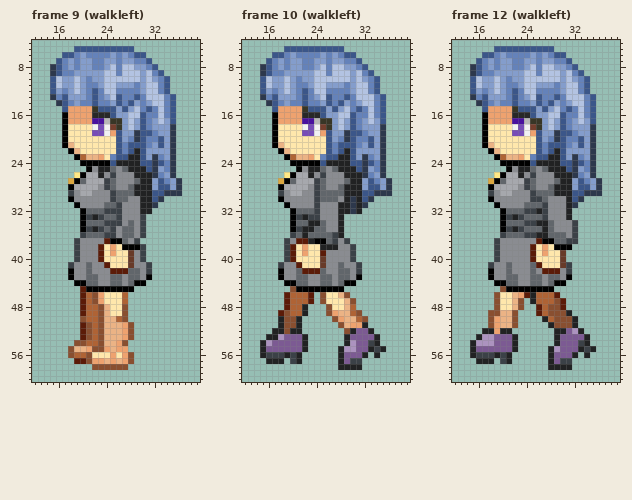
Pixel-art file: static/img/player/mage.aseprite. The first picture shows the starting point.
50x64 pixels, 16 frames. Colours within 5 levels of each other are drawn and written as one. Shown: frame 9 (walkleft): x 12..39, y 4..60; frame 10 (walkleft): x 12..39, y 4..60; frame 12 (walkleft): x 12..39, y 4..60. The commit also changed other frames, which this record leaves out.
The result:
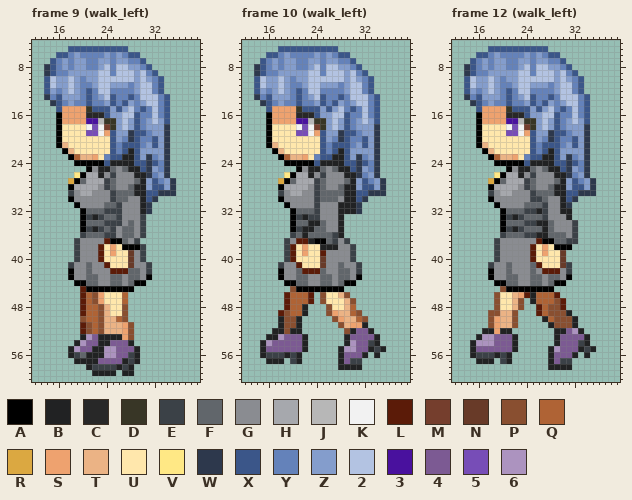
Palette (. is transparent): A #000000  B #212223  C #282828  D #383626  E #3b4147  F #61666b  G #8a8c91  H #a6a8ad  J #b7b7b7  K #f2f2f2  L #5b1b08  M #753e2d  N #683a28  P #894f30  Q #af6335  R #dba841  S #eea26f  T #ebb385  U #ffe7ac  V #ffe885  W #2d384c  X #3b5689  Y #6482ba  Z #849dcc  2 #b3c3e2  3 #49119e  4 #7c5a93  5 #774db7  6 #ac93bf
Change:
Changed rows in their new state; - is an unchanged pixel.
Frame 9 (walk_left), layers "hair", "face", "shoes":
first column x 14:
 5 ----X---------.--------
 6 --X-YZY---ZYZYX-.------
 7 -XYZYZ-Y-Z-YZ-Y-X.-----
 8 WXYZYZ-Y-Z2Y2-Z-YX.----
 9 WXY-Z----2-Y2--Z2YX.---
10 X2Z-2ZYZ-2-----Z2ZYX.--
11 X2Z-2ZY-Z2-Z--YZ2-YX.--
12 XZYZ2ZYXY2-Y---Z2-YX.--
13 WYXZ--YXYZ2XY-XY2--YX.-
14 -WXYZY-XY-ZXYXZYZ2-YX.-
15 --XS---DX--ZXZ2YXY2YX.-
16 --AS---C--XZ-2-XY-2YX.-
17 --AS---3-JD-Z2ZXYZ2ZX.-
18 --AU---K5KMDZ2ZXYZ--W.-
19 --AU---5-KSXZ-WX-YZ-W.-
20 --AU-------XZYWXY-XZW.-
21 --ATU------XYX--YZXZW.-
22 ---ATU-----XYXBXZ---W.-
23 ----AQT-SUYX-B-XZWYZW.-
24 -----A----XB---X-WXYW.-
25 ----------------XWZYW.-
26 -----------------WYZW.-
27 -----------------ZXYZW.
28 -----------------ZX-ZW.
29 -----------------X-W--.
30 -----------------XW.---
31 -----------------W.----
32 -----------------W-----
first column x 18:
53 --B64BBBB---
54 -B644BB444B-
55 B644BB66444B
56 BEFBBB6644EB
57 -BBBB4444BEB
58 ---BEEEEBEB-
59 ----BBBB-BB-
Frame 10 (walk_left), layers "hair", "face":
first column x 14:
 5 ----X---------.--------
 6 --X-YZY---ZYZYX-.------
 7 -XYZYZ-Y-Z-YZ-Y-X.-----
 8 WXYZYZ-Y-Z2Y2-Z-YX.----
 9 WXY-Z----2-Y2--Z2YX.---
10 X2Z-2ZYZ-2-----Z2ZYX.--
11 X2Z-2ZY-Z2-Z--YZ2-YX.--
12 XZYZ2ZYXY2-Y---Z2-YX.--
13 WYXZ--YXYZ2XY-XY2--YX.-
14 -WXYZY-XY-ZXYXZYZ2-YX.-
15 --XS---DX--ZXZ2YXY2YX.-
16 --AS---C--XZ-2-XY-2YX.-
17 --AS---3-JD-Z2ZXYZ2ZX.-
18 --AU---K5KMDZ2ZXYZ--W.-
19 --AU---5-KSXZ-WX-YZ-W.-
20 --AU-------XZYWXY-XZW.-
21 --ATU------XYX--YZXZW.-
22 ---ATU-----XYXBXZ---W.-
23 ----AQT-SUYX-B-XZWYZW.-
24 -----A----XB---X-WXYW.-
25 ----------------XWZYW.-
26 -----------------WYZW.-
27 -----------------ZXYZW.
28 -----------------ZX-ZW.
29 -----------------X-W--.
30 ----------------BXW.---
31 ----------------BW.----
32 ----------------BW-----
Frame 12 (walk_left), layers "hair", "face":
first column x 14:
 5 ----X---------.--------
 6 --X-YZY---ZYZYX-.------
 7 -XYZYZ-Y-Z-YZ-Y-X.-----
 8 WXYZYZ-Y-Z2Y2-Z-YX.----
 9 WXY-Z----2-Y2--Z2YX.---
10 X2Z-2ZYZ-2-----Z2ZYX.--
11 X2Z-2ZY-Z2-Z--YZ2-YX.--
12 XZYZ2ZYXY2-Y---Z2-YX.--
13 WYXZ--YXYZ2XY-XY2--YX.-
14 -WXYZY-XY-ZXYXZYZ2-YX.-
15 --XS---DX--ZXZ2YXY2YX.-
16 --AS---C--XZ-2-XY-2YX.-
17 --AS---3-JD-Z2ZXYZ2ZX.-
18 --AU---K5KMDZ2ZXYZ--W.-
19 --AU---5-KSXZ-WX-YZ-W.-
20 --AU-------XZYWXY-XZW.-
21 --ATU------XYX--YZXZW.-
22 ---ATU-----XYXBXZ---W.-
23 ----AQT-SUYX-B-XZWYZW.-
24 -----A----XB---X-WXYW.-
25 ----------------XWZYW.-
26 -----------------WYZW.-
27 -----------------ZXYZW.
28 -----------------ZX-ZW.
29 -----------------X-W--.
30 ----------------BXW.---
31 ----------------BW.----
32 ----------------B------
Changed places in both pictures, as pixel boxes (x1, y1, x2, y2):
changed: (44, 46, 182, 214)
changed: (68, 334, 140, 376)
changed: (254, 46, 392, 214)
changed: (464, 46, 602, 214)
